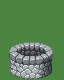
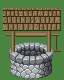
Two versions of the same layered image (64px x 80px). Layer-by-layer changes:
renamed "InnerShape" to "CoverShape", painted on it over [left=3, top=8, right=61, bottom=52]
removed layer "TopShape" over [left=11, top=42, right=51, bottom=52]
showed "CoverSketch", moved it above "WellShape", painted on it over [left=3, top=8, right=61, bottom=52]
renamed "BottomShape" to "WellShape", painted on it over [left=11, top=42, right=51, bottom=52]
hid "BaseSketch" over [left=11, top=42, right=51, bottom=52]
